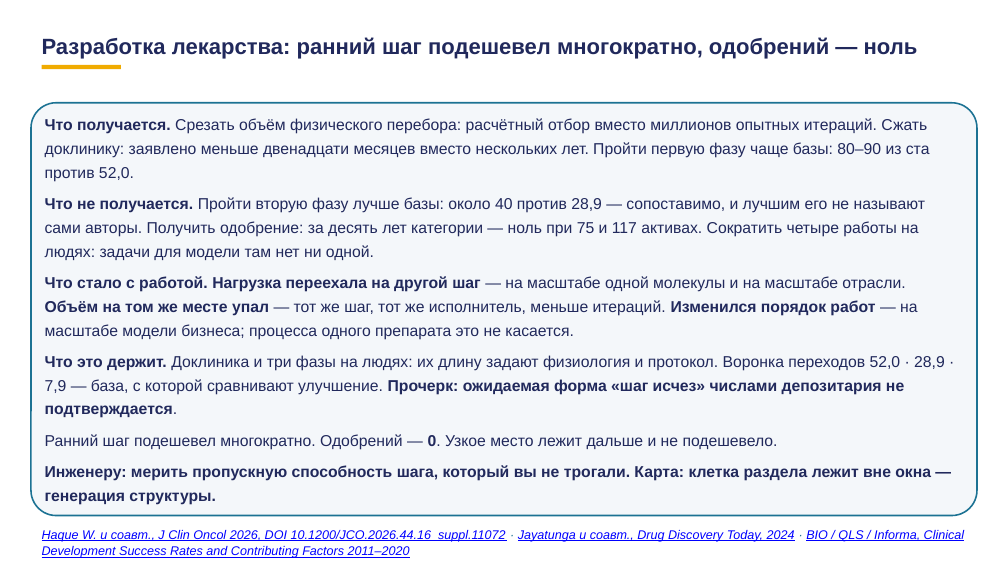
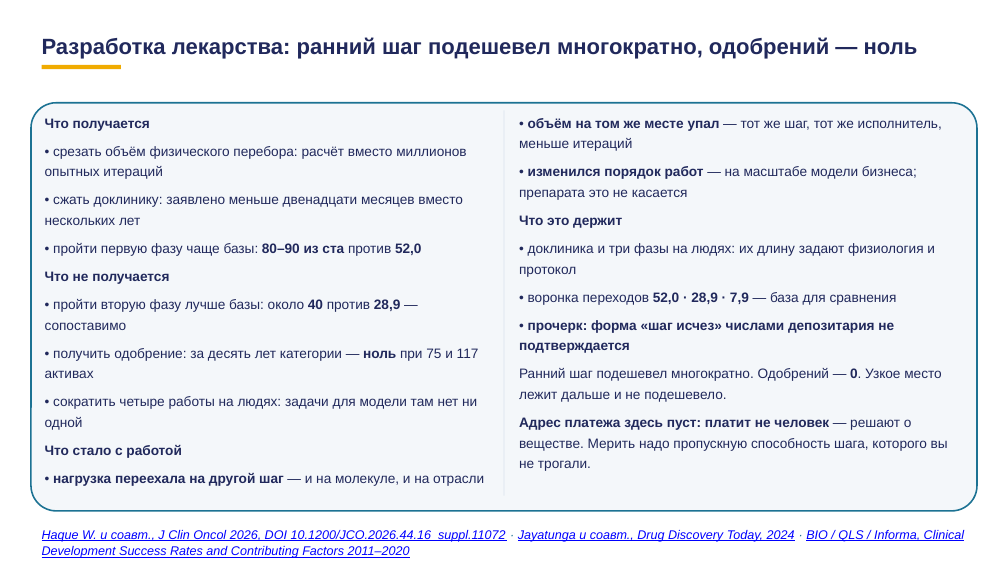
Before and after one commit to tellina-study/AI-usage-lessons, a slide deck: slide 89 of library/lectures/lec-07/rework/deck/lec-07-karkas.pptx (slide 83 before the commit). Drawn at 1008x567 pixels with LibreOffice and Linux fonts; fonts in the diff are those of the drawing. Boxes give left, top, right and bottom in pixels: in the first picture for what was removed or moved away, otherwise in the second. Text is boxed around its words. In the diff, an @@ line names an element or a change of style, - is before the commit and + after.

```diff
--- a/library/lectures/lec-07/rework/deck/lec-07-karkas.pptx
+++ b/library/lectures/lec-07/rework/deck/lec-07-karkas.pptx
@@ rounded rectangle: place and size @@
-rounded rectangle at bbox=[31, 103, 977, 516]
+rounded rectangle at bbox=[31, 103, 977, 511]
@@ rounded rectangle at bbox=[31, 103, 977, 511]: proportions changed @@
@@ text at bbox=[45, 118, 484, 486]: text changed; size 15 to 13 pt @@
-Что получается. Срезать объём физического перебора: расчётный отбор вместо миллионов опытных итераций. Сжать доклинику: заявлено меньше двенадцати месяцев вместо нескольких лет. Пройти первую фазу чаще базы: 80–90 из ста против 52,0.
-Что не получается. Пройти вторую фазу лучше базы: около 40 против 28,9 — сопоставимо, и лучшим его не называют сами авторы. Получить одобрение: за десять лет категории — ноль при 75 и 117 активах. Сократить четыре работы на людях: задачи для модели там нет ни одной.
-Что стало с работой. Нагрузка переехала на другой шаг — на масштабе одной молекулы и на масштабе отрасли. Объём на том же месте упал — тот же шаг, тот же исполнитель, меньше итераций. Изменился порядок работ — на масштабе модели бизнеса; процесса одного препарата это не касается.
-Что это держит. Доклиника и три фазы на людях: их длину задают физиология и протокол. Воронка переходов 52,0 · 28,9 · 7,9 — база, с которой сравнивают улучшение. Прочерк: ожидаемая форма «шаг исчез» числами депозитария не подтверждается.
-Ранний шаг подешевел многократно. Одобрений — 0. Узкое место лежит дальше и не подешевело.
-Инженеру: мерить пропускную способность шага, который вы не трогали. Карта: клетка раздела лежит вне окна — генерация структуры.
+Что получается
+• срезать объём физического перебора: расчёт вместо миллионов опытных итераций
+• сжать доклинику: заявлено меньше двенадцати месяцев вместо нескольких лет
+• пройти первую фазу чаще базы: 80–90 из ста против 52,0
+Что не получается
+• пройти вторую фазу лучше базы: около 40 против 28,9 — сопоставимо
+• получить одобрение: за десять лет категории — ноль при 75 и 117 активах
+• сократить четыре работы на людях: задачи для модели там нет ни одной
+Что стало с работой
+• нагрузка переехала на другой шаг — и на молекуле, и на отрасли
@@ rectangle added at bbox=[504, 110, 504, 496], fill #D9E2EC @@
@@ text added at bbox=[519, 118, 948, 471], 13 pt, text #21295C @@
+• объём на том же месте упал — тот же шаг, тот же исполнитель, меньше итераций
+• изменился порядок работ — на масштабе модели бизнеса; препарата это не касается
+Что это держит
+• доклиника и три фазы на людях: их длину задают физиология и протокол
+• воронка переходов 52,0 · 28,9 · 7,9 — база для сравнения
+• прочерк: форма «шаг исчез» числами депозитария не подтверждается
+Ранний шаг подешевел многократно. Одобрений — 0. Узкое место лежит дальше и не подешевело.
+Адрес платежа здесь пуст: платит не человек — решают о веществе. Мерить надо пропускную способность шага, которого вы не трогали.
```
Also in this commit, not shown: 78 other slides changed, 10 slides added, 3 slides removed, 1 other file.
